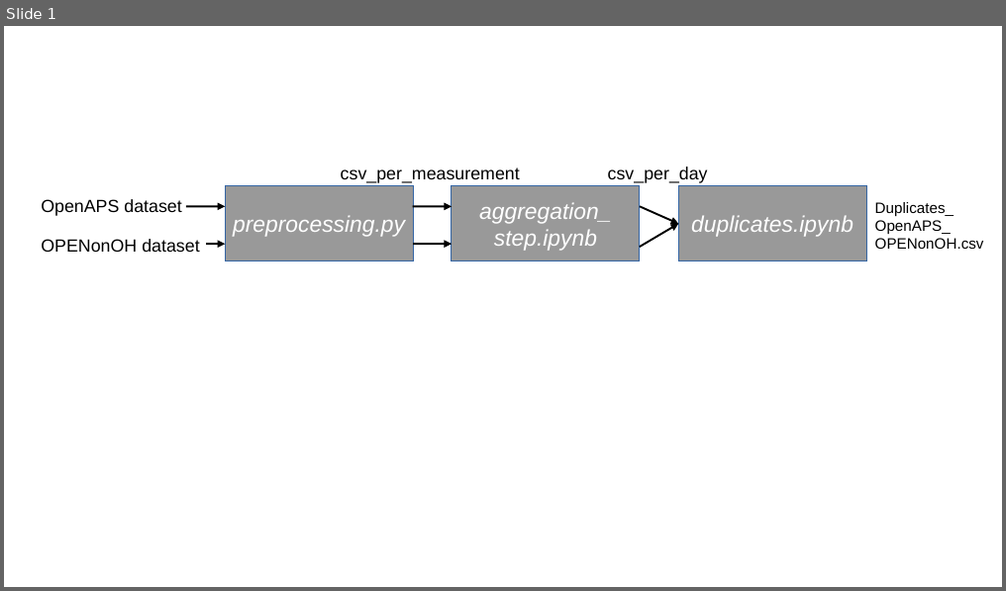
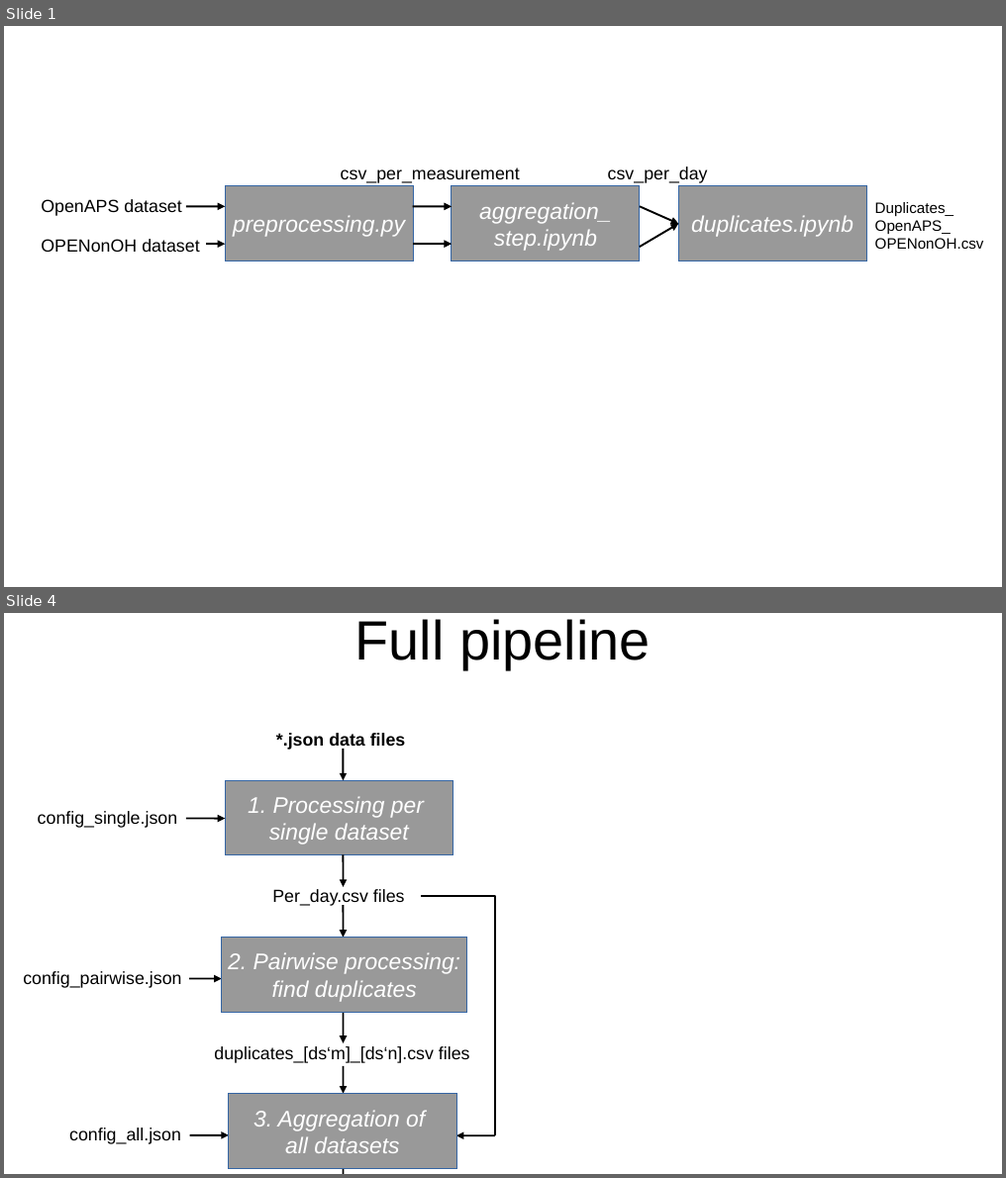
Before and after one commit to berndreinhold/datadriven_dedup, a slide deck: doc/process_flow.odp. Shown one above the other, each under a label of ours: slide 1 before the commit, slides 1 and 4 after it; the slides between them are not shown. The pictures are 1006x591 and 1006x1178 pixels, drawn with LibreOffice and Linux fonts; fonts in the diff are those of the drawing. Boxes give left, top, right and bottom in pixels: in the first picture for what was removed or moved away, otherwise in the second. Text is boxed around its words. In the diff, an @@ line names an element or a change of style, - is before the commit and + after.

Commit message:
feat(README.md, png, config_master.json, process_flow.odp): created new workflow pngs. Included them in the README.md. Added section on testing, which is still WIP.

```diff
--- a/doc/process_flow.odp
+++ b/doc/process_flow.odp
@@ slide 4 added at [4,613,1002,1174], background #FFFFFF @@
@@ title added at [355,619,650,668], 44 pt, text #000000 @@
+Full pipeline
@@ text added at [276,733,406,750], 14 pt, text #000000, bold @@
+*.json data files
@@ arrow added from (343, 749) to (343, 780), #000000 1.5 pt @@
@@ rectangle added at [225,780,453,856], fill #999999, outline #3465A4 0 pt, 18 pt, text #FFFFFF, italic @@
+1. Processing per
+single dataset
@@ text added at [38,811,178,828], 14 pt, text #000000 @@
+config_single.json
@@ arrow added from (186, 819) to (225, 819), #000000 1.5 pt @@
@@ arrow added from (344, 855) to (344, 887), #000000 1.5 pt @@
@@ text added at [272,889,405,907], 14 pt, text #000000 @@
+Per_day.csv files
@@ arrow added from (344, 905) to (344, 937), #000000 1.5 pt @@
@@ elbow line added from (422, 896) to (496, 1137), #000000 1.5 pt @@
@@ rectangle added at [222,937,467,1012], fill #999999, outline #3465A4 0 pt, 18 pt, text #FFFFFF, italic @@
+2. Pairwise processing:
+find duplicates
@@ text added at [23,971,181,988], 14 pt, text #000000 @@
+config_pairwise.json
@@ arrow added from (190, 979) to (222, 979), #000000 1.5 pt @@
@@ arrow added from (344, 1011) to (344, 1044), #000000 1.5 pt @@
@@ text added at [214,1047,470,1063], 14 pt, text #000000 @@
+duplicates_[ds‘m]_[ds‘n].csv files
@@ arrow added from (344, 1066) to (344, 1094), #000000 1.5 pt @@
@@ rectangle added at [229,1094,456,1169], fill #999999, outline #3465A4 0 pt, 18 pt, text #FFFFFF, italic @@
+3. Aggregation of
+all datasets
@@ text added at [69,1128,181,1145], 14 pt, text #000000 @@
+config_all.json
@@ arrow added from (190, 1136) to (229, 1136), #000000 1.5 pt @@
@@ arrow added from (496, 1137) to (456, 1137), #000000 1.5 pt @@
@@ arrow added from (344, 1168) to (344, 1174), #000000 1.5 pt @@
```
Also in this commit, not shown: 2 other slides added, 4 other files.
